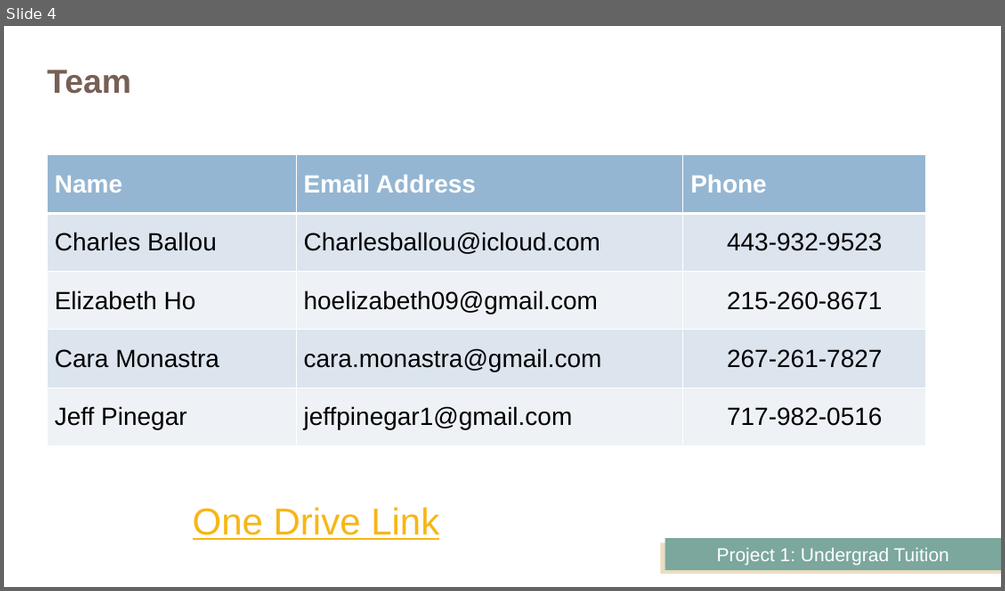
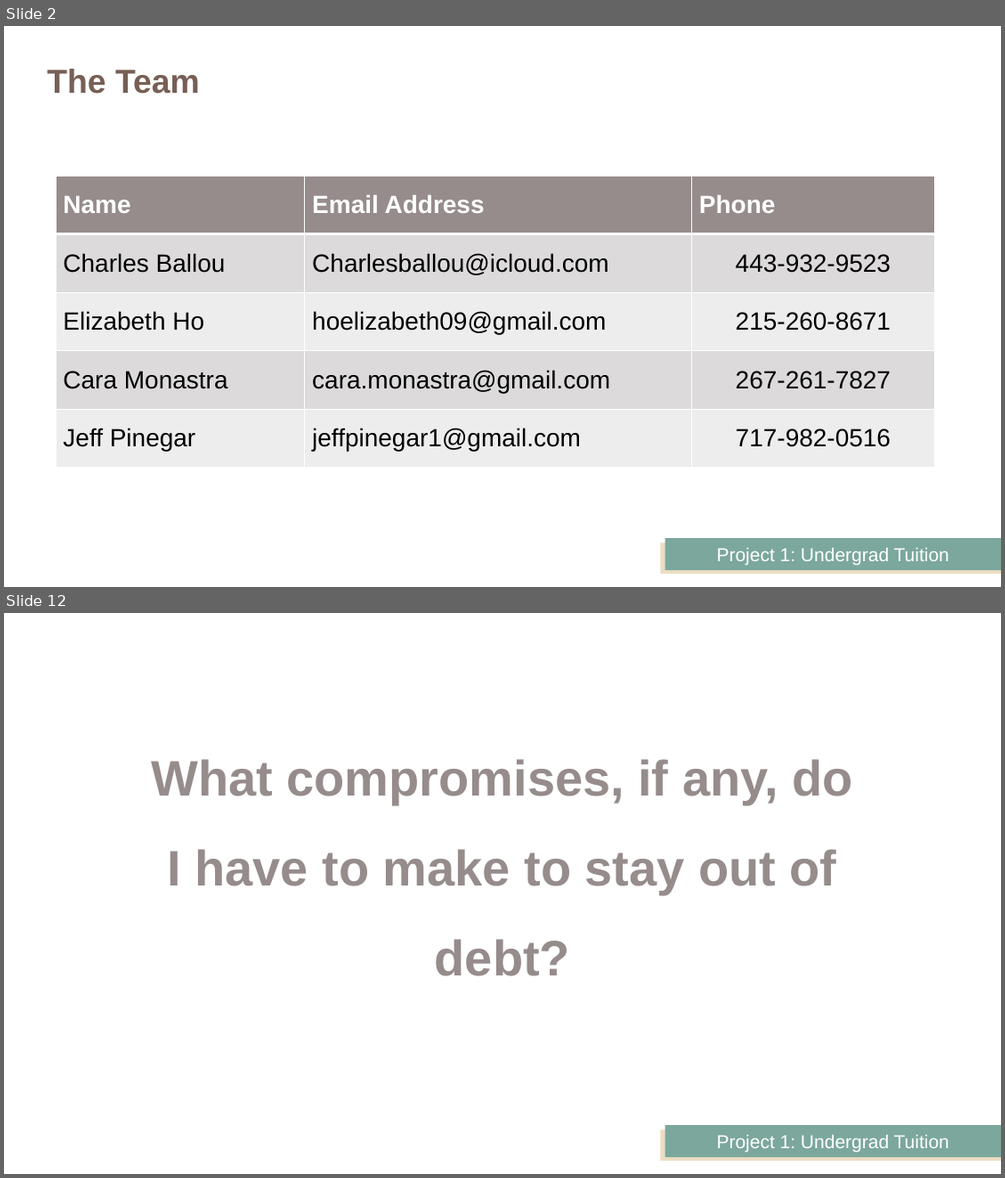
Before and after one commit to JeffPinegar/Proj1_undergraduate, a slide deck: Presentation/Getting Started.pptx. Shown one above the other, each under a label of ours: slide 4 before the commit, slides 2 and 12 after it; the slides between them are not shown. The pictures are 1005x591 and 1005x1178 pixels, drawn with LibreOffice and Linux fonts; fonts in the diff are those of the drawing. Boxes give left, top, right and bottom in pixels: in the first picture for what was removed or moved away, otherwise in the second. Text is boxed around its words. In the diff, an @@ line names an element or a change of style, - is before the commit and + after.

```diff
--- a/Presentation/Getting Started.pptx
+++ b/Presentation/Getting Started.pptx
@@ slide 12 added at (4, 613, 1001, 1174), background #FFFFFF; not listed: 2 template elements that a slide beside it also shows @@
@@ text added at (151, 759, 852, 976), 48 pt, text #968C8C, bold @@
+What compromises, if any, do I have to make to stay out of debt?
@@ what was slide 4 is now slide 2 @@
@@ slide 2 changed as well @@
@@ title at (47, 69, 200, 94): text changed @@
-Team
+The Team
@@ table at (56, 176, 935, 467) @@
@@ fill #94B6D2 to #968C8C in row 1 @@
@@ fill #DCE5EE to #DDDADA in 6 cells @@
@@ fill #EEF3F7 to #EFEEEE in 6 cells @@
@@ table: place and size @@
-table at (48, 155, 927, 446)
+table at (56, 176, 935, 467)
@@ text removed at (193, 507, 439, 540) @@
-One Drive Link
```
Also in this commit, not shown: 1 other slide changed, 25 other slides added, 10 slides removed, 7 other files.
